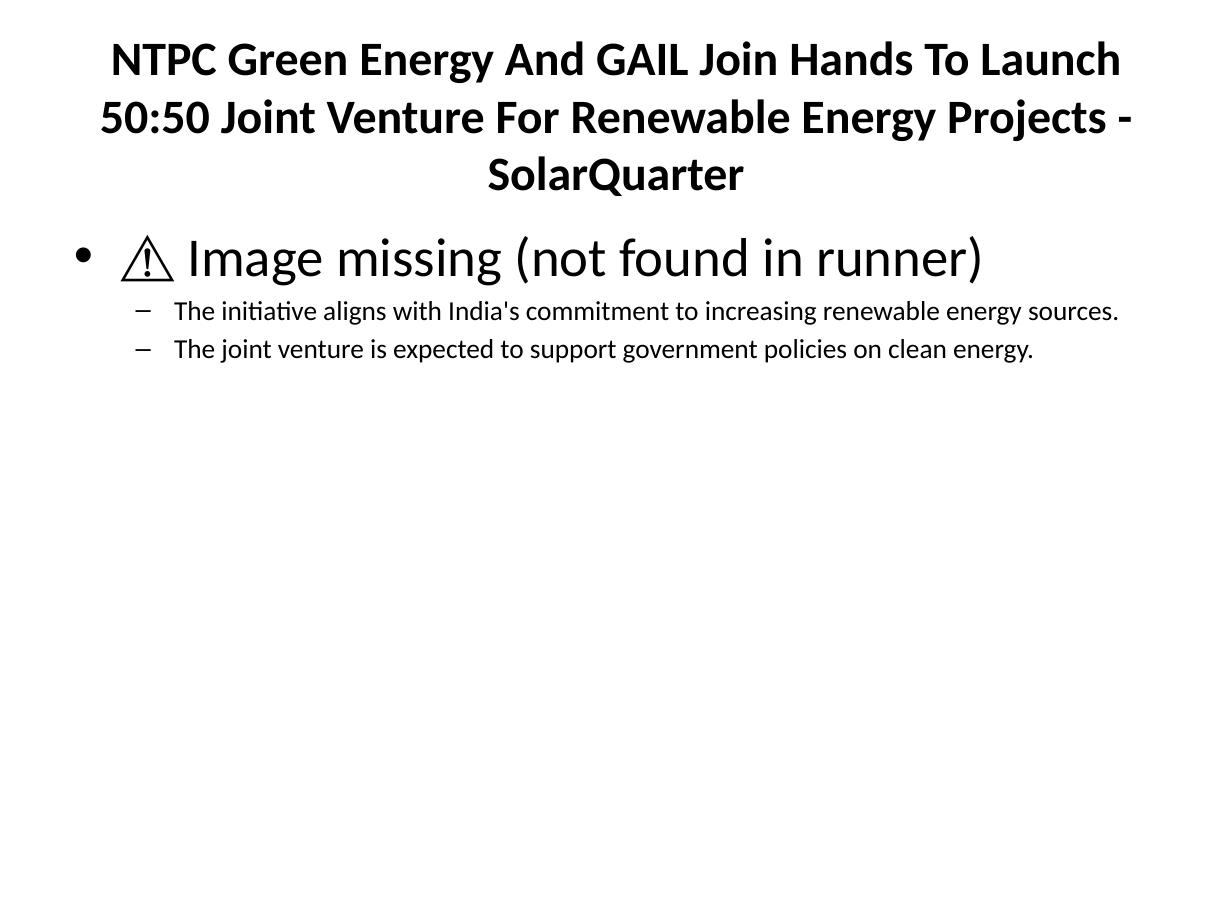
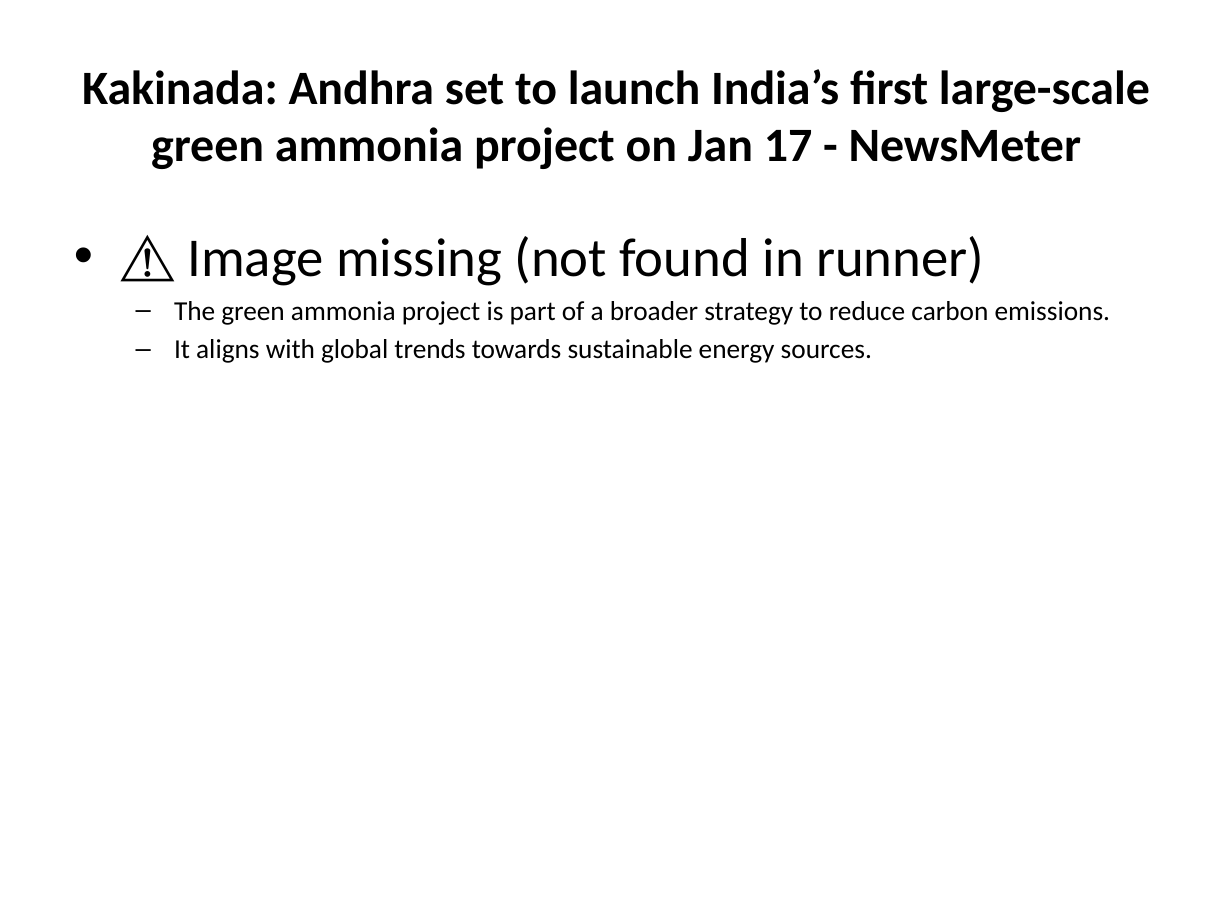
Before and after one commit to gauravsiemens1988/Linkedin-AI-Agent_Personal, a slide deck: slide 4 of drafts/linkedin_carousel.pptx. Drawn at 1232x924 pixels with LibreOffice and Linux fonts; fonts in the diff are those of the drawing. Boxes give left, top, right and bottom in pixels: in the first picture for what was removed or moved away, otherwise in the second. Text is boxed around its words. In the diff, an @@ line names an element or a change of style, - is before the commit and + after.

```diff
--- a/drafts/linkedin_carousel.pptx
+++ b/drafts/linkedin_carousel.pptx
@@ title at <box>82,69,1150,169</box>: text changed @@
-NTPC Green Energy And GAIL Join Hands To Launch 50:50 Joint Venture For Renewable Energy Projects - SolarQuarter
+Kakinada: Andhra set to launch India’s first large-scale green ammonia project on Jan 17 - NewsMeter
@@ text at <box>174,301,1111,363</box>: text changed @@
-  – The initiative aligns with India's commitment to increasing renewable energy sources.
-  – The joint venture is expected to support government policies on clean energy.
+  – The green ammonia project is part of a broader strategy to reduce carbon emissions.
+  – It aligns with global trends towards sustainable energy sources.
```
Also in this commit, not shown: 5 other slides changed, 1 other file.
